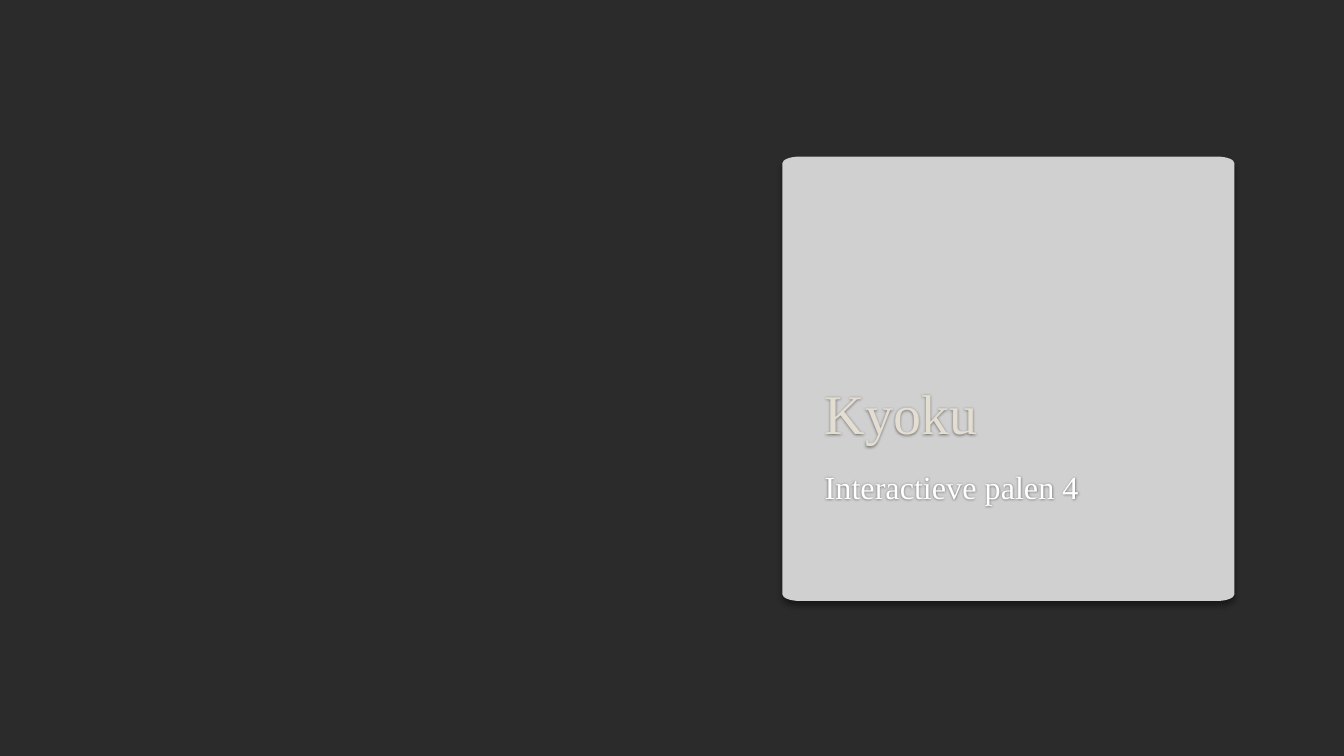
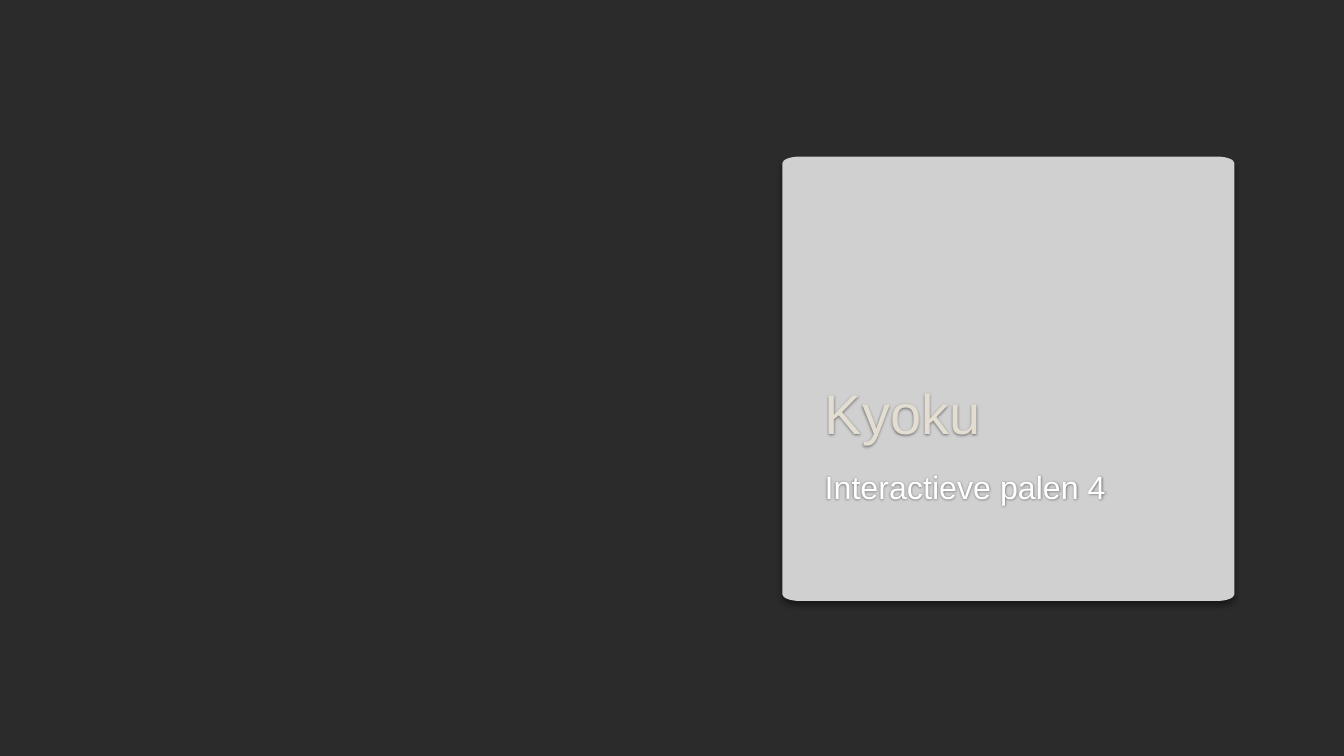
Before and after one commit to MessiaenTibo/Team-Project, a slide deck: slide 1 of Presentatie/Kyoku.pptx. Drawn at 1344x756 pixels with LibreOffice and Linux fonts; fonts in the diff are those of the drawing; grey boxes stand for pictures; background and template pictures are left out; a plain dark background stands for a picture behind light text. Boxes give left, top, right and bottom in pixels: in the first picture for what was removed or moved away, otherwise in the second. Text is boxed around its words. In the diff, an @@ line names an element or a change of style, - is before the commit and + after.

```diff
--- a/Presentatie/Kyoku.pptx
+++ b/Presentatie/Kyoku.pptx
@@ title "Kyoku" at [825,398,980,443]: font Times New Roman to Arial @@
@@ subtitle "Interactieve palen 4" at [825,476,1106,505]: font Times New Roman to Arial @@
```
Also in this commit, not shown: 2 other slides changed, 3 slides added, 6 slides removed, 36 other files.
